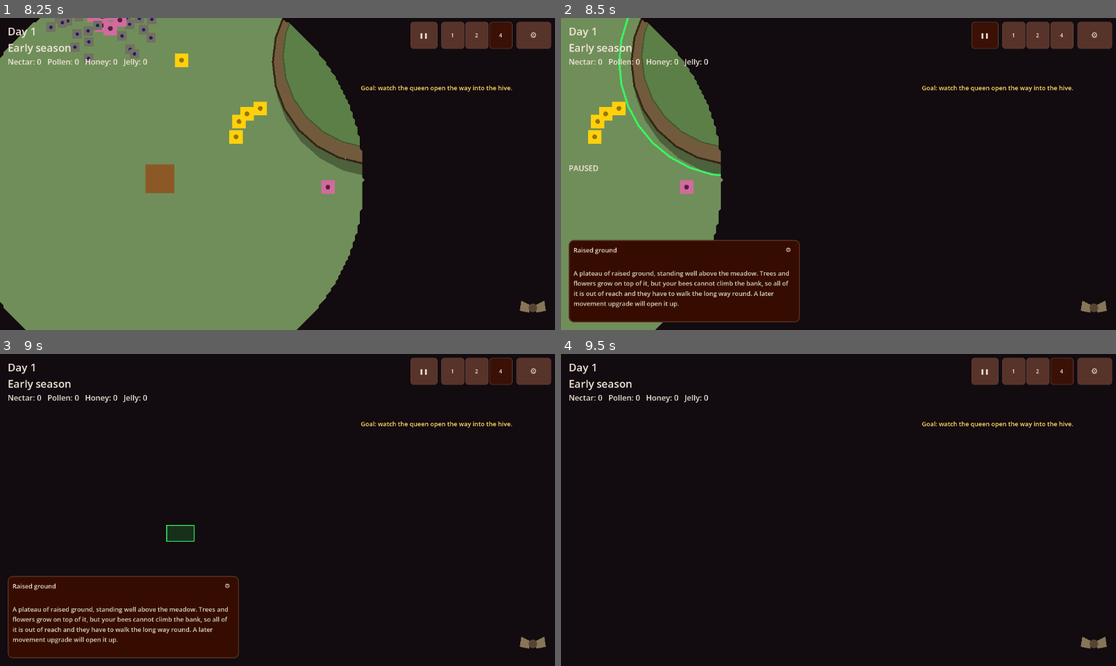
Above: before the commit, frames 1-4 (two rows, left to right).
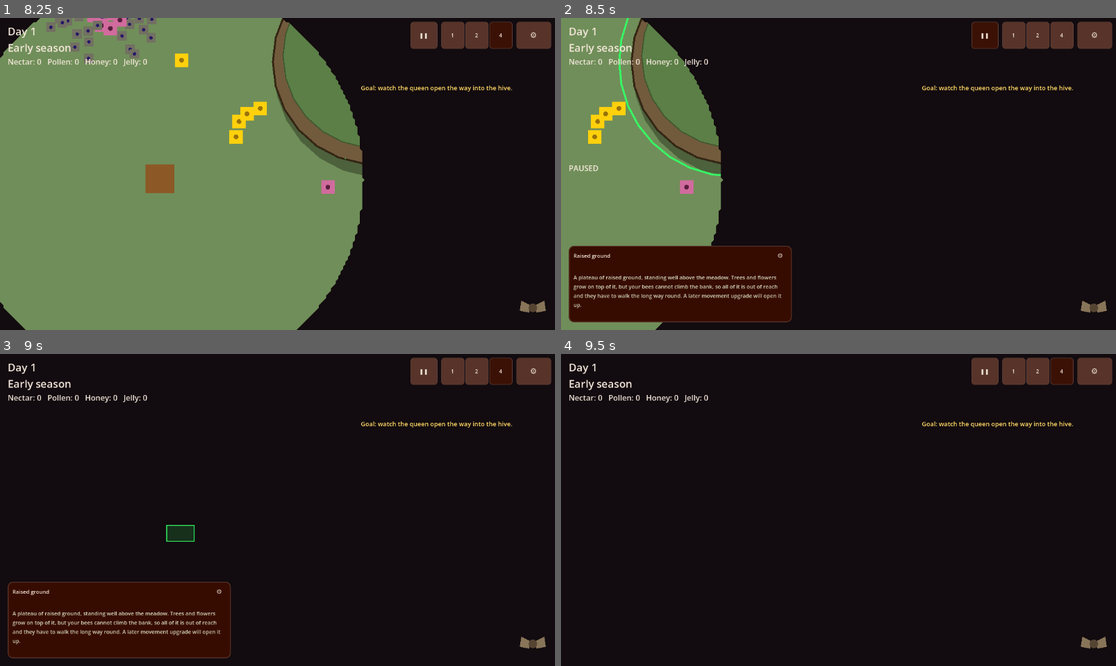
Above: after the commit, the same moments.

Repository: wonderburg7/meadow
Game: Godot game, scene res://scenes/Main.tscn
Two runs of this game, one before a commit and one after it. Both use one fixed random seed, a clock stepped at 60 frames per second and the inputs below.
Inputs (mouse positions are in pixels of both pictures, inside the frame that each line leads up to):
- Up to frame 1 (8.25 s): click (49, 105) at 0.52 s; click "Start" at 1.25 s; click "⚙" at 2 s; click "Restart Run" at 2.75 s; click "❚❚" at 3.5 s; click "1" at 4.25 s; click "2" at 5 s; click "4" at 5.75 s; click (532, 308) at 6.5 s; click "Dismiss" at 7.25 s; tap Enter at 8 s; move the mouse to (399, 158) at 8.02 s; hold Right from 8.03 s (still down); tap Tab at 8.1 s; click (399, 158) at 8.17 s
- Up to frame 2 (8.5 s): keep holding Right; tap Space at 8.27 s
- Up to frame 3 (9 s): tap Space at 8.57 s; release Right at 8.75 s; drag from (166, 525) to (249, 572) at 8.77 s
- Up to frame 4 (9.5 s): no input

Frame 1 is identical in both runs. In frame 2, 3.3% of the frame differs, in the area x 1-44%, y 71-98%; in frame 3, 3.3%; in frame 4, nothing differs.

Commit message:
Implement UI-P-8 responsive tray fixes

Diff:
--- a/scripts/hud.gd
+++ b/scripts/hud.gd
@@ -351,7 +351,7 @@
 ## favourite) underneath. Each column hides itself when it has nothing
 ## to show for the current selection (see _rebuild_role_controls).
 var command_tray: PanelContainer
-var command_columns: HBoxContainer
+var command_columns: Container
 var job_column_wrapper: VBoxContainer
 var job_column: VBoxContainer
 var focus_column_wrapper: VBoxContainer
@@ -369,9 +369,9 @@
 ## the state those actions apply to is summarised in the bottom-left panel.
 ## See show_cell_popup/update_selection and UI_BUGFIX_PLAN.md Slice 9.
 var cell_group: VBoxContainer
-var cell_primary_columns: HBoxContainer
+var cell_primary_columns: Container
 var cell_more_button: Button
-var cell_more_panel: HBoxContainer
+var cell_more_panel: Container
 var cell_more_open: bool = false
 ## The wrapped "Raises:" controls are built while their cell group is hidden.
 ## Keep this reference so showing the group can run its first visible layout.
@@ -825,27 +825,27 @@
 	# label below autowraps within it so a long line never stretches the
 	# panel (UI_PLAN.md UI-B).
 	identity_label = Label.new()
-	identity_label.theme_type_variation = "Body"
+	identity_label.theme_type_variation = "Small"
 	identity_label.autowrap_mode = TextServer.AUTOWRAP_WORD_SMART
 	identity_label.size_flags_horizontal = Control.SIZE_EXPAND_FILL
 	header.add_child(identity_label)
 	header.add_child(_build_selection_cog())
 
 	energy_label = Label.new()
-	energy_label.theme_type_variation = "Body"
+	energy_label.theme_type_variation = "Small"
 	energy_label.autowrap_mode = TextServer.AUTOWRAP_WORD_SMART
 	energy_label.add_theme_color_override("font_color", UiTheme.color("success"))
 	column.add_child(energy_label)
 
 	# what the bee is doing right this second
 	activity_label = Label.new()
-	activity_label.theme_type_variation = "Body"
+	activity_label.theme_type_variation = "Small"
 	activity_label.autowrap_mode = TextServer.AUTOWRAP_WORD_SMART
 	activity_label.add_theme_color_override("font_color", UiTheme.readable_accent(UiTheme.color("accent_nectar")))
 	column.add_child(activity_label)
 
 	trait_label = Label.new()
-	trait_label.theme_type_variation = "Body"
+	trait_label.theme_type_variation = "Small"
 	trait_label.autowrap_mode = TextServer.AUTOWRAP_WORD_SMART
 	trait_label.add_theme_color_override("font_color", UiTheme.readable_accent(UiTheme.color("accent_wax")))
 	column.add_child(trait_label)
@@ -881,6 +881,9 @@
 	_style_button(menu)
 	menu.text = "⚙"
 	menu.theme_type_variation = "Body"
+	# Keep the cog aligned with the first identity line when that label wraps
+	# to show role and age below it (UI-P-8).
+	menu.size_flags_vertical = Control.SIZE_SHRINK_BEGIN
 	menu.tooltip_text = "Choose which fields this panel shows for the selected bee."
 	menu.focus_mode = Control.FOCUS_NONE
 	var popup := menu.get_popup()
@@ -939,7 +942,10 @@
 	# whole tray growing wider than its cap (see _update_command_tray_width),
 	# which is still what lets the bottom row grow taller, not wider, at
 	# high text scale (UI_PLAN.md section 2's bottom-row rule).
-	command_columns = HBoxContainer.new()
+	# Let whole Job/Focus/Orders groups move onto another row when a narrow
+	# viewport cannot accommodate all three.  A fixed HBox would preserve its
+	# children's combined minimum width and spill into the summary panel.
+	command_columns = HFlowContainer.new()
 	command_columns.add_theme_constant_override("separation", 16)
 	column.add_child(command_columns)
 
@@ -1027,7 +1033,7 @@
 	# bee Job/Focus/Orders composition. The state they act on belongs in the
 	# bottom-left summary panel; repeating it here was what made the centre
 	# tray unnecessarily tall.
-	cell_primary_columns = HBoxContainer.new()
+	cell_primary_columns = HFlowContainer.new()
 	cell_primary_columns.add_theme_constant_override("separation", 16)
 	cell_group.add_child(cell_primary_columns)
 
@@ -1096,7 +1102,7 @@
 	)
 	cell_group.add_child(cell_more_button)
 
-	cell_more_panel = HBoxContainer.new()
+	cell_more_panel = HFlowContainer.new()
 	cell_more_panel.add_theme_constant_override("separation", 16)
 	cell_more_panel.visible = false
 	cell_group.add_child(cell_more_panel)
@@ -1107,7 +1113,7 @@
 ## A stable logical column in the cell tray. These are headings rather than
 ## independent accordions: the whole row is meant to scan like the selected-
 ## bee Job/Focus/Orders row, with only the lower-frequency row behind More….
-func _build_cell_action_column(parent: HBoxContainer, title: String) -> VBoxContainer:
+func _build_cell_action_column(parent: Container, title: String) -> VBoxContainer:
 	var wrapper := VBoxContainer.new()
 	wrapper.add_theme_constant_override("separation", 3)
 	wrapper.size_flags_horizontal = Control.SIZE_EXPAND_FILL
@@ -2230,14 +2236,18 @@
 ## A bare row appended to one of the tray's Job/Focus/Orders columns --
 ## no title label, since the column's own header already says what it
 ## is. Same shape as _labelled_row below, minus the label.
-func _column_row(parent: Container) -> HBoxContainer:
-	var row := HBoxContainer.new()
+func _column_row(parent: Container) -> HFlowContainer:
+	# Role marker/menu pairs must wrap rather than impose their summed minimum
+	# width on the entire command tray (UI-P-8).
+	var row := HFlowContainer.new()
 	row.add_theme_constant_override("separation", 4)
 	parent.add_child(row)
 	return row
 
-func _labelled_row(title: String) -> HBoxContainer:
-	var row := HBoxContainer.new()
+func _labelled_row(title: String) -> HFlowContainer:
+	# "When idle" and its companion controls live in More…; make the row
+	# flow for the same narrow-window guarantee as the primary rows.
+	var row := HFlowContainer.new()
 	row.add_theme_constant_override("separation", 4)
 	more_panel.add_child(row)
 
@@ -2403,11 +2413,15 @@
 		return
 	var viewport_width: float = get_viewport().get_visible_rect().size.x
 	var max_width: float = UiLayout.command_tray_max_width(viewport_width)
-	command_columns.custom_minimum_size.x = max(200.0, max_width - 32.0)
+	# custom_minimum_size is only a floor.  Set this anchored control's actual
+	# width as well, then let its HFlow rows grow taller rather than wider.
+	command_tray.custom_minimum_size.x = max_width
+	command_tray.size.x = max_width
+	command_columns.custom_minimum_size.x = 0.0
 	if cell_primary_columns != null:
-		cell_primary_columns.custom_minimum_size.x = max(520.0, max_width - 32.0)
+		cell_primary_columns.custom_minimum_size.x = 0.0
 	if cell_more_panel != null:
-		cell_more_panel.custom_minimum_size.x = max(520.0, max_width - 32.0)
+		cell_more_panel.custom_minimum_size.x = 0.0
 
 func set_winter_button_visible(value: bool) -> void:
 	if winter_button != null:
--- a/scripts/ui_layout.gd
+++ b/scripts/ui_layout.gd
@@ -47,18 +47,23 @@
 ## selection_tray_width and hud.gd's own anchor offset can't drift apart.
 const SELECTION_TRAY_LEFT_MARGIN := 16.0
 const SELECTION_TRAY_GAP := 16.0
+## A real floor for the command tray.  At the narrowest supported width the
+## nominal reservations can leave less than a usable control width; both the
+## tray and the summary-panel calculation must use this same floor so their
+## rectangles still remain disjoint.
+const COMMAND_TRAY_MIN_WIDTH := 200.0
 
 static func is_narrow(viewport_width: float) -> bool:
 	return viewport_width < NARROW_BREAKPOINT
 
 ## Max width the bottom-centre command tray may use: total width minus a
 ## nominal reservation for the summary panel and the Gallerin reserve, so
-## the tray respects both by construction rather than a magic-number
-## width. 10% more than before (Dave's 29 Aug tuning pass on UI-H's
-## first-pass split) -- 0.7 -> 0.77.
+## the tray respects both by construction rather than a magic-number width.
+## UI-P widens UI-H's 0.77 split by 20% (0.924); the shared floor keeps the
+## selection panel from reserving a narrower rectangle than the tray can use.
 static func command_tray_max_width(viewport_width: float) -> float:
 	var reserve: float = SELECTION_TRAY_RESERVE_NARROW if is_narrow(viewport_width) else SELECTION_TRAY_RESERVE
-	return (viewport_width - reserve - gallerin_reserve_width(viewport_width)) * 0.77
+	return maxf(COMMAND_TRAY_MIN_WIDTH, (viewport_width - reserve - gallerin_reserve_width(viewport_width)) * 0.924)
 
 ## The selection/summary panel's width for this viewport -- a function of
 ## viewport size alone, never of what the panel currently shows (UI-B).
Not shown, changed: FUNCTION_MAP.md
